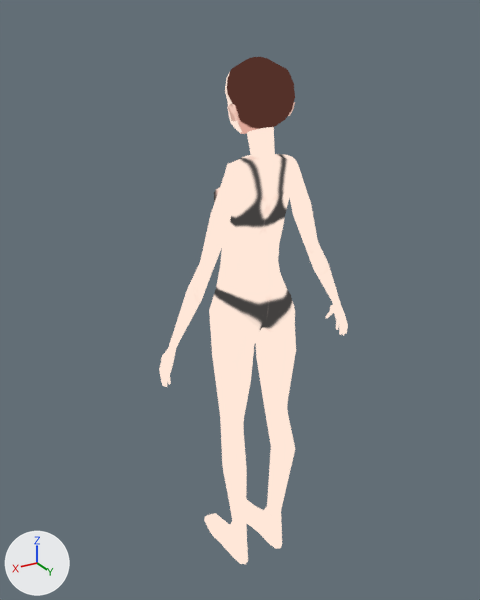
Two versions of the Blender file BASEMESH/basemesh.blend, one commit apart.
Rendered twice from a camera (50 mm lens) standing at (1.063, 1.666, 1.864) and looking at (0.035, -0.047, 1.008). The axes (+X, +Y, +Z) are drawn at lower left. The lights are the same throughout.

The first picture shows 'Normal'.
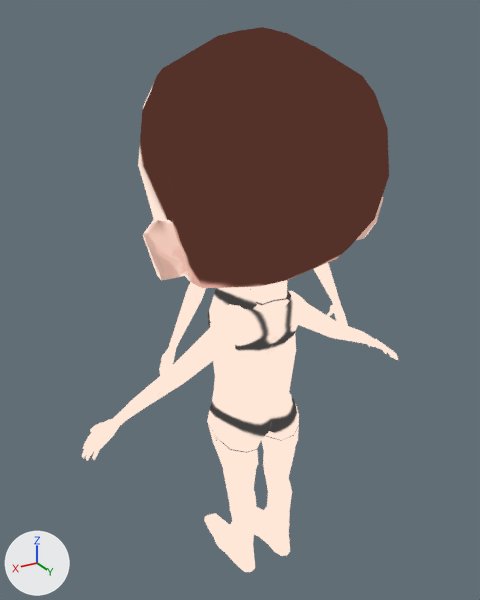
Location of each change, [x1, y1, x2, y2] in pixels of the pictures (480 x 600 px):
'Chibi', shown
    after: [82, 27, 398, 572]
'Normal', unchanged, covered by the edit
    before: [159, 57, 348, 564]
    after: [159, 263, 348, 545]

Diff of the bpy script that builds the scene:
```diff
--- a/BASEMESH/basemesh.blend.py
+++ b/BASEMESH/basemesh.blend.py
@@ ob_chibi @@
 _m = ob_chibi.modifiers.new('Mirror', 'MIRROR')
 _m.use_clip = True
-ob_chibi.hide_set(True)
```
